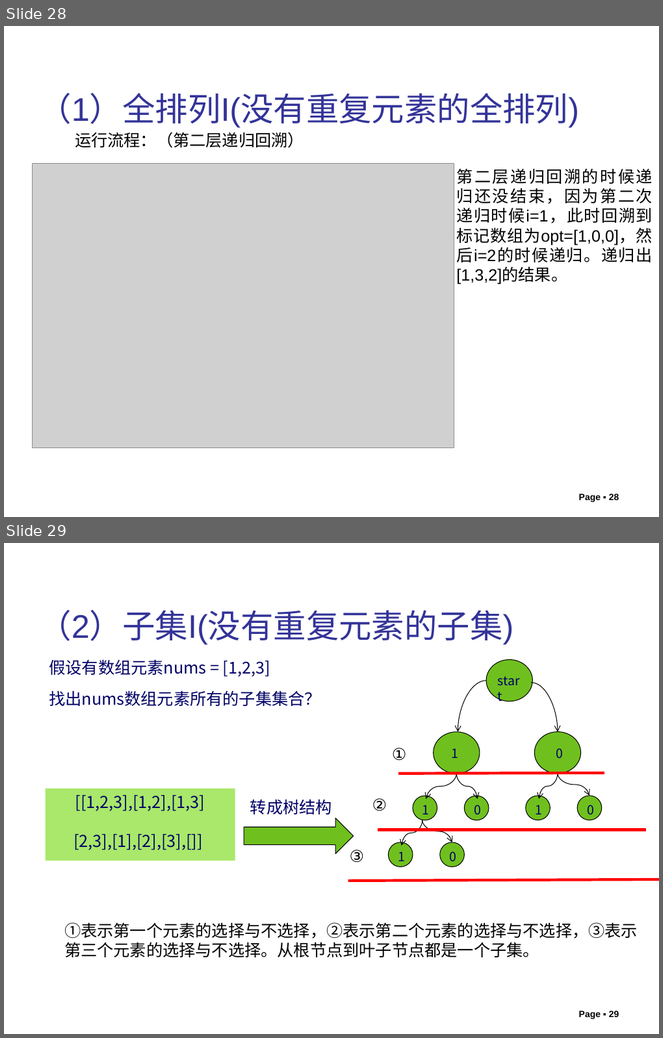
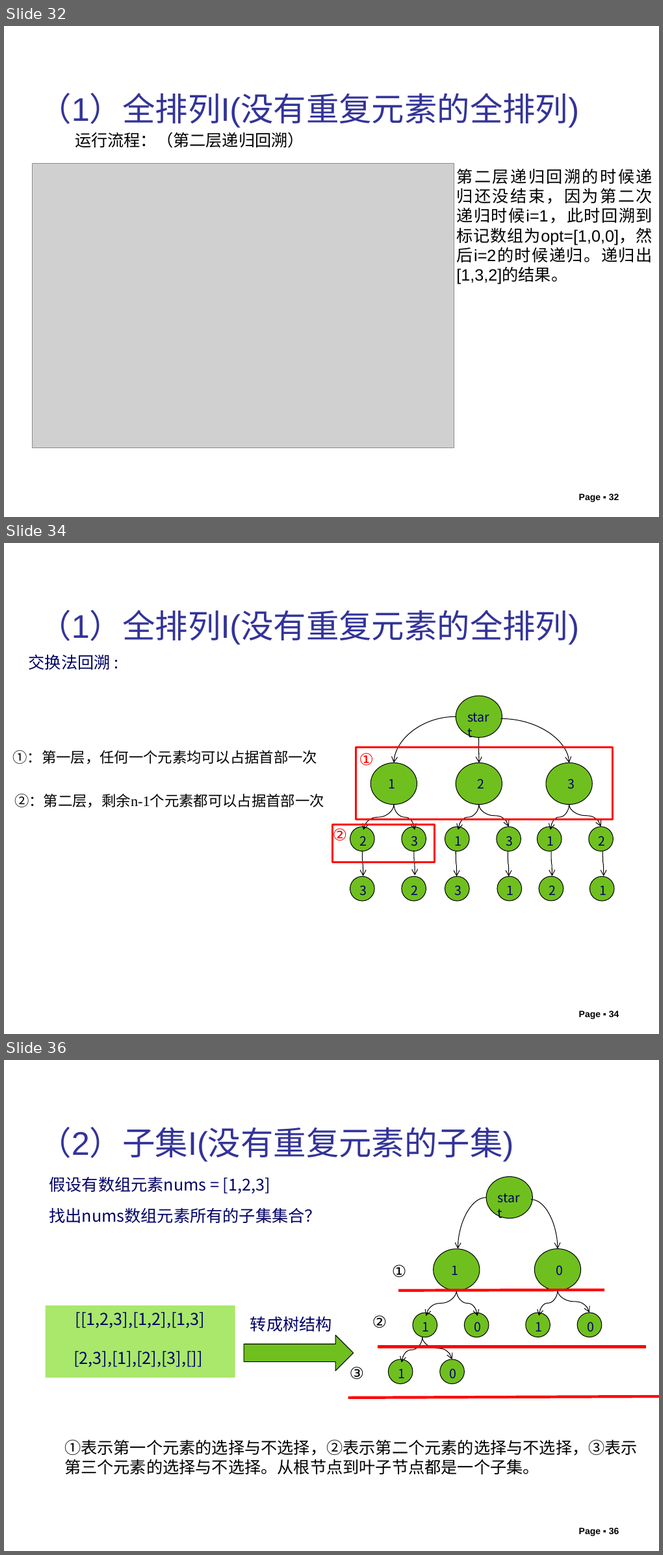
Before and after one commit to liutongling/DP, a slide deck: file/第6章 回朔法.pptx. Shown one above the other, each under a label of ours: slides 28 and 29 before the commit, slides 32, 34 and 36 after it; the slides between them are not shown. The pictures are 663x1038 and 663x1555 pixels, drawn with LibreOffice and Linux fonts; fonts in the diff are those of the drawing; grey boxes stand for pictures; background and template pictures are left out. Boxes give left, top, right and bottom in pixels: in the first picture for what was removed or moved away, otherwise in the second. Text is boxed around its words. In the diff, an @@ line names an element or a change of style, - is before the commit and + after.

```diff
--- a/file/第6章 回朔法.pptx
+++ b/file/第6章 回朔法.pptx
@@ slide 34 added at <box>4,543,659,1034</box>, background #FFFFFF @@
@@ text added at <box>38,610,579,645</box>, 36 pt, text #333399 @@
+（1）全排列I(没有重复元素的全排列)
@@ text added at <box>29,654,111,670</box>, 18 pt, text #000066 @@
+交换法回溯 :
@@ text added at <box>13,750,318,765</box>, 16 pt, text #000000 @@
+①：第一层，任何一个元素均可以占据首部一次
@@ rectangle added at <box>356,747,612,819</box>, outline #FF0000 2.25 pt @@
@@ text added at <box>359,753,374,766</box>, 18 pt, text #FF0000 @@
+①
@@ text added at <box>14,794,324,808</box>, 16 pt, text #000000 @@
+②：第二层，剩余n-1个元素都可以占据首部一次
@@ rectangle added at <box>332,824,434,862</box>, outline #FF0000 2.25 pt @@
@@ text added at <box>333,827,348,845</box>, 18 pt, text #FF0000 @@
+②
@@ group added at <box>350,696,614,901</box>: 16 ellipses, 16 texts, 15 curved arrows @@
+start
+1
+2
+3
+3
+2
+3
+1
+2
+1
+3
+2
+3
+1
+2
+1
@@ page number added at <box>579,1011,620,1019</box>, 10 pt, text #000000, bold @@
+Page ▪ 34
@@ what was slide 28 is now slide 32 @@
@@ page number at <box>579,494,620,502</box>: text changed @@
-Page ▪ 28
+Page ▪ 32
@@ what was slide 29 is now slide 36 @@
@@ page number at <box>579,1528,620,1536</box>: text changed @@
-Page ▪ 29
+Page ▪ 36
```
Also in this commit, not shown: 1 slide changed, 6 other slides added, 2 other files.
